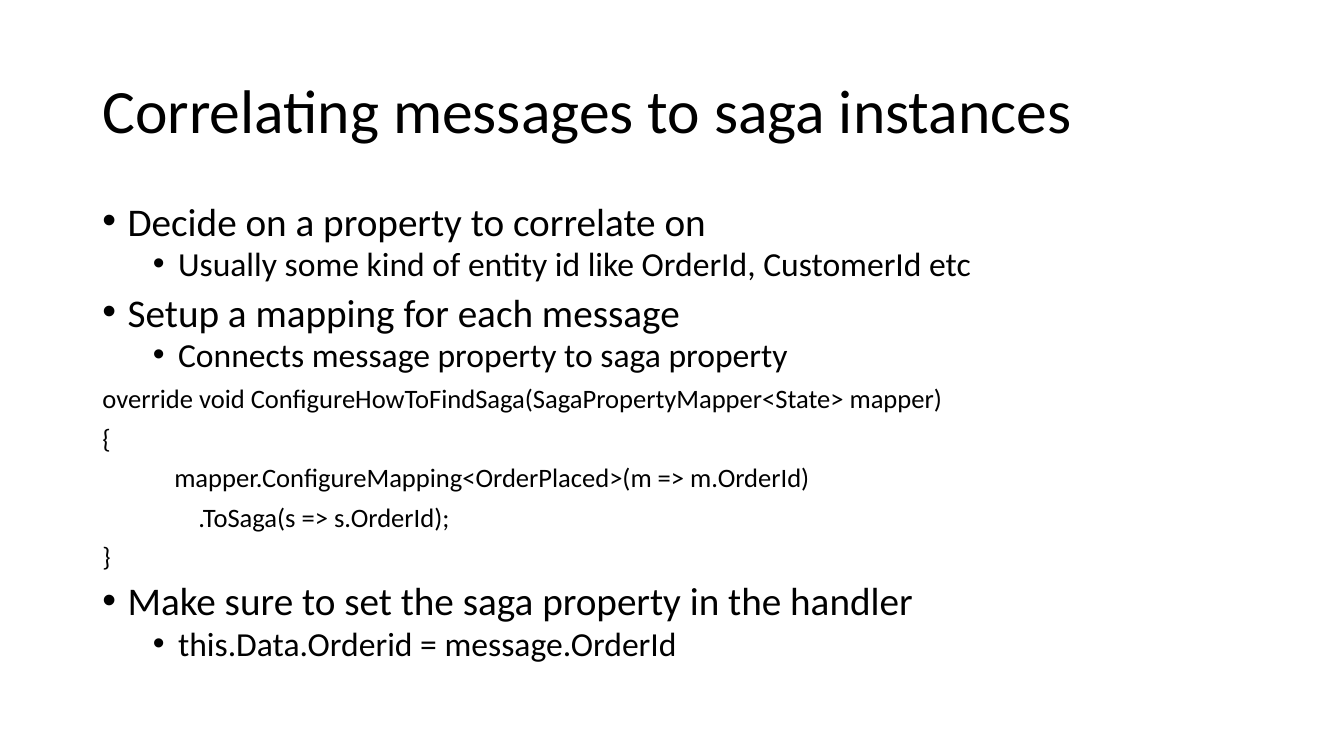
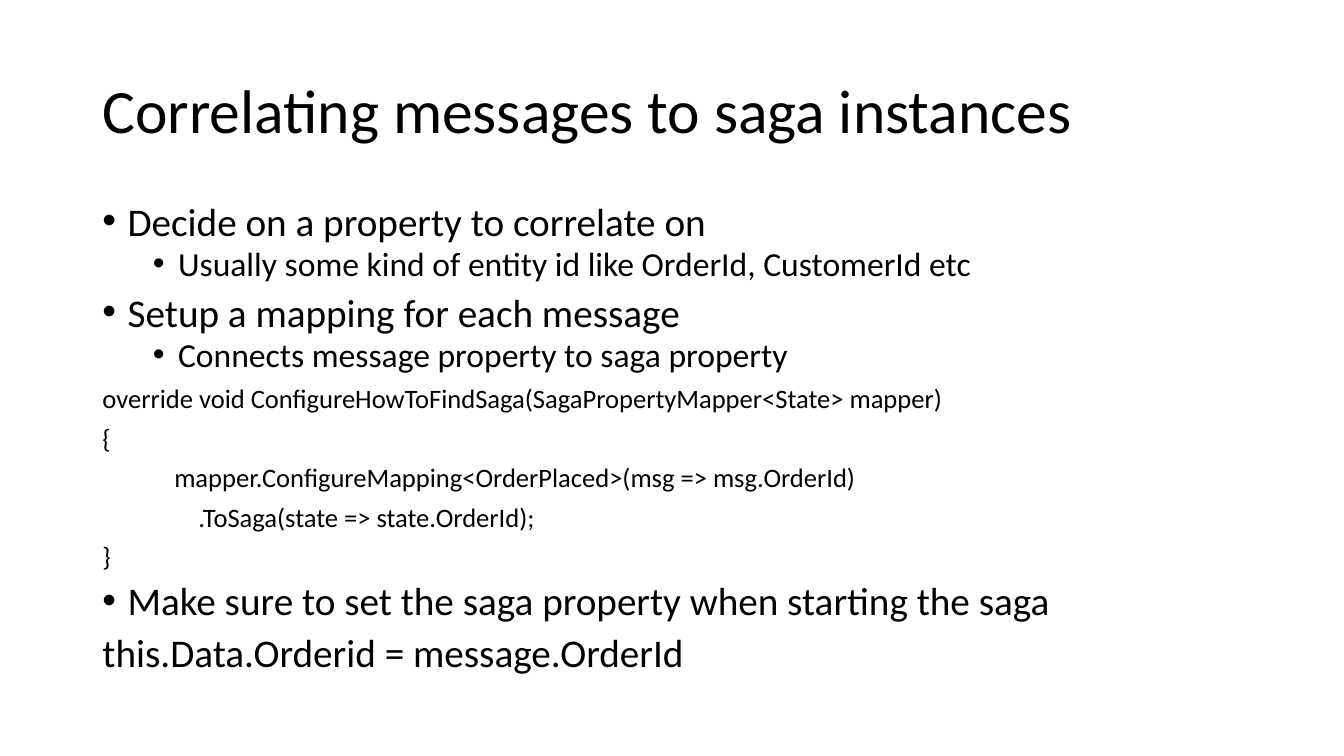
Before and after one commit to Particular/SagaMasterClass, a slide deck: slide 8 of SagaMasterClass.pptx. Drawn at 1344x756 pixels with LibreOffice and Linux fonts; fonts in the diff are those of the drawing. Boxes give left, top, right and bottom in pixels: in the first picture for what was removed or moved away, otherwise in the second. Text is boxed around its words. In the diff, an @@ line names an element or a change of style, - is before the commit and + after.

```diff
--- a/SagaMasterClass.pptx
+++ b/SagaMasterClass.pptx
@@ text at [174,467,855,532]: text changed @@
-mapper.ConfigureMapping<OrderPlaced>(m => m.OrderId)
-.ToSaga(s => s.OrderId);
+mapper.ConfigureMapping<OrderPlaced>(msg => msg.OrderId)
+.ToSaga(state => state.OrderId);
@@ text at [128,587,1050,622]: text changed @@
-• Make sure to set the saga property in the handler
+• Make sure to set the saga property when starting the saga
@@ text at [102,639,683,674]: size 24 to 28 pt in "this.Data.Orderid = message.OrderId"; bullet • to none; list level 2 to 1 in "this.Data.Orderid = message.OrderId" @@
```
Also in this commit, not shown: 12 other slides changed, 5 slides added.
